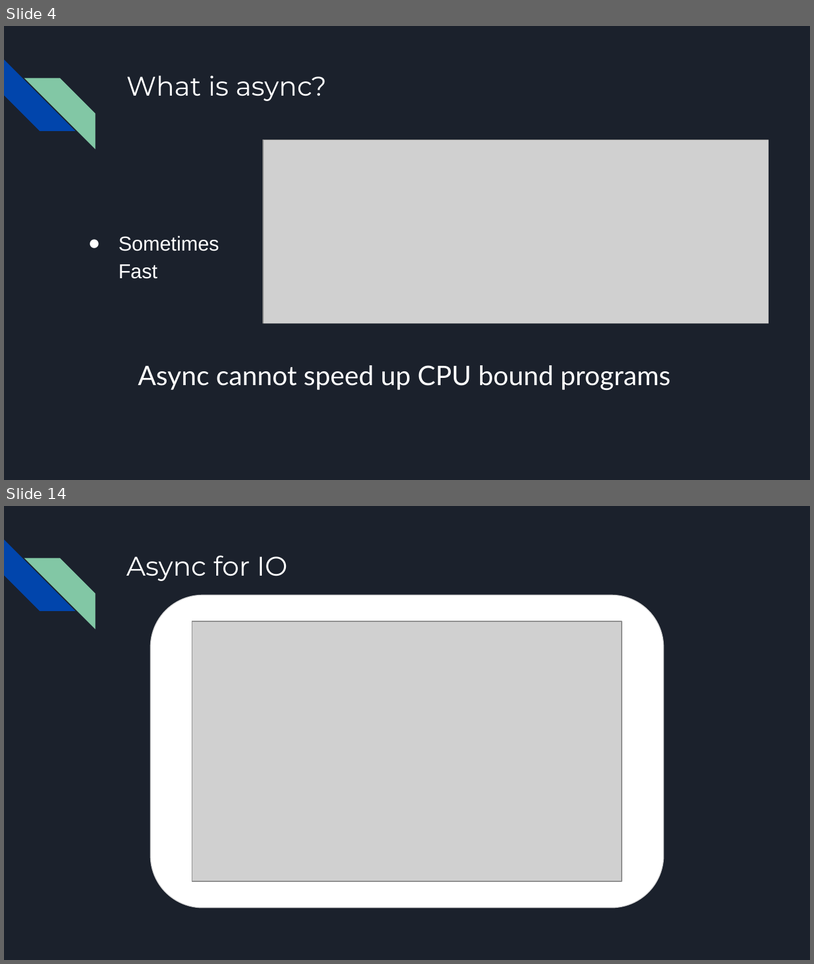
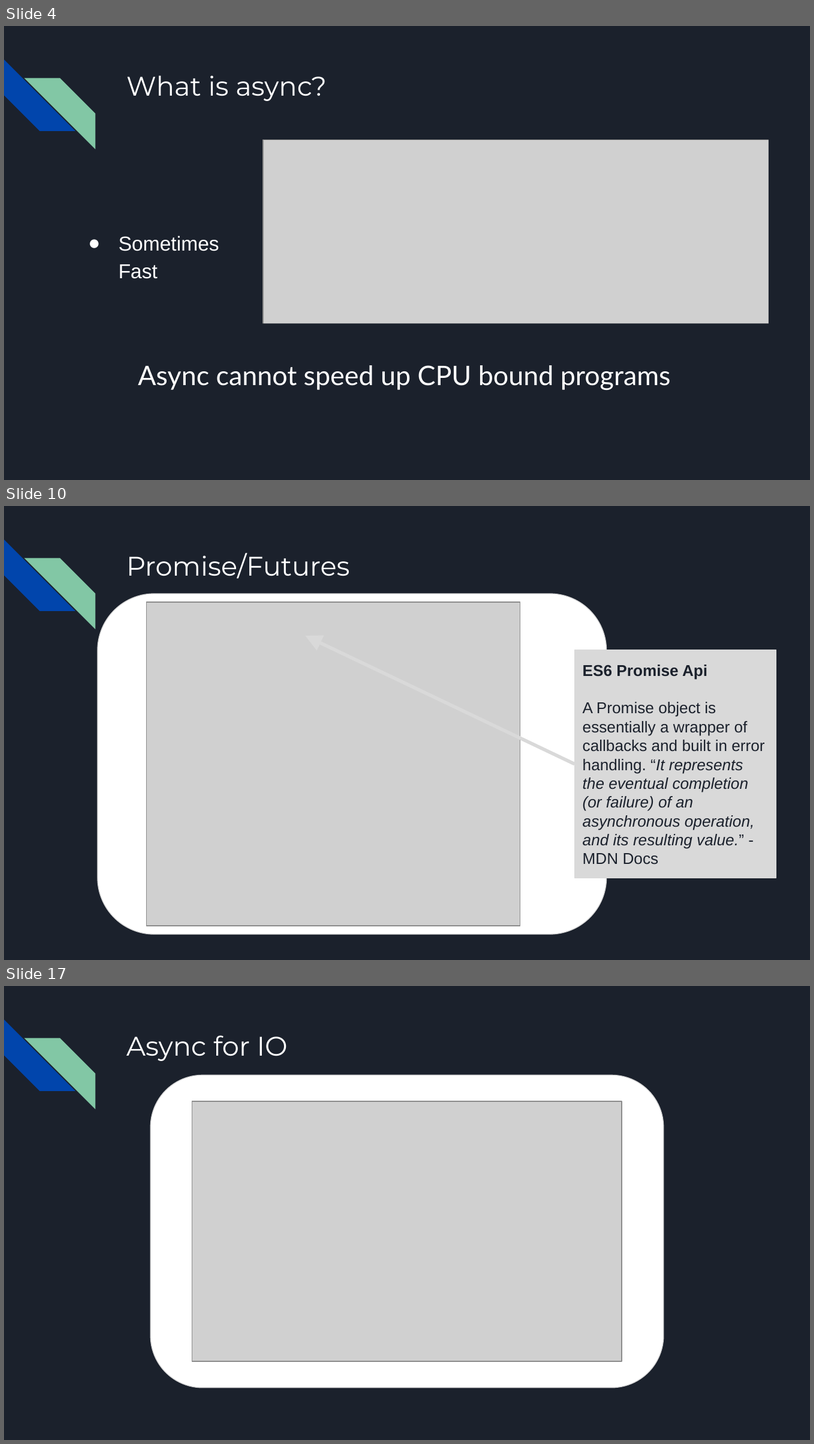
Before and after one commit to tylerjohnhaden/AsyncPresentation, a slide deck: AsyncPresentation.pptx. Shown one above the other, each under a label of ours: slides 4 and 14 before the commit, slides 4, 10 and 17 after it; the slides between them are not shown. The pictures are 814x964 and 814x1444 pixels, drawn with LibreOffice and Linux fonts; fonts in the diff are those of the drawing; grey boxes stand for pictures. Boxes give left, top, right and bottom in pixels: in the first picture for what was removed or moved away, otherwise in the second. Text is boxed around its words. In the diff, an @@ line names an element or a change of style, - is before the commit and + after.

```diff
--- a/AsyncPresentation.pptx
+++ b/AsyncPresentation.pptx
@@ slide 10 added at (4, 506, 810, 960), background #1B212C; not listed: 2 template elements that a slide beside it also shows @@
@@ title added at (126, 553, 350, 579), 24 pt, text #FFFFFF @@
+Promise/Futures
@@ rounded rectangle added at (98, 594, 606, 934), fill #FFFFFF, outline #D9D9D9 0.75 pt @@
@@ picture added at (147, 602, 520, 925) @@
@@ arrow added from (575, 764) to (306, 636), #D9D9D9 3 pt @@
@@ rectangle added at (575, 651, 777, 878), fill #D9D9D9, outline #D9D9D9 0.75 pt, 14 pt, text #1B212C @@
+ES6 Promise Api
+A Promise object is essentially a wrapper of callbacks and built in error handling. “It represents the eventual completion (or failure) of an asynchronous operation, and its resulting value.” - MDN Docs
@@ what was slide 14 is now slide 17 @@
```
Also in this commit, not shown: 3 slides changed, 13 other slides added, 10 slides removed.
